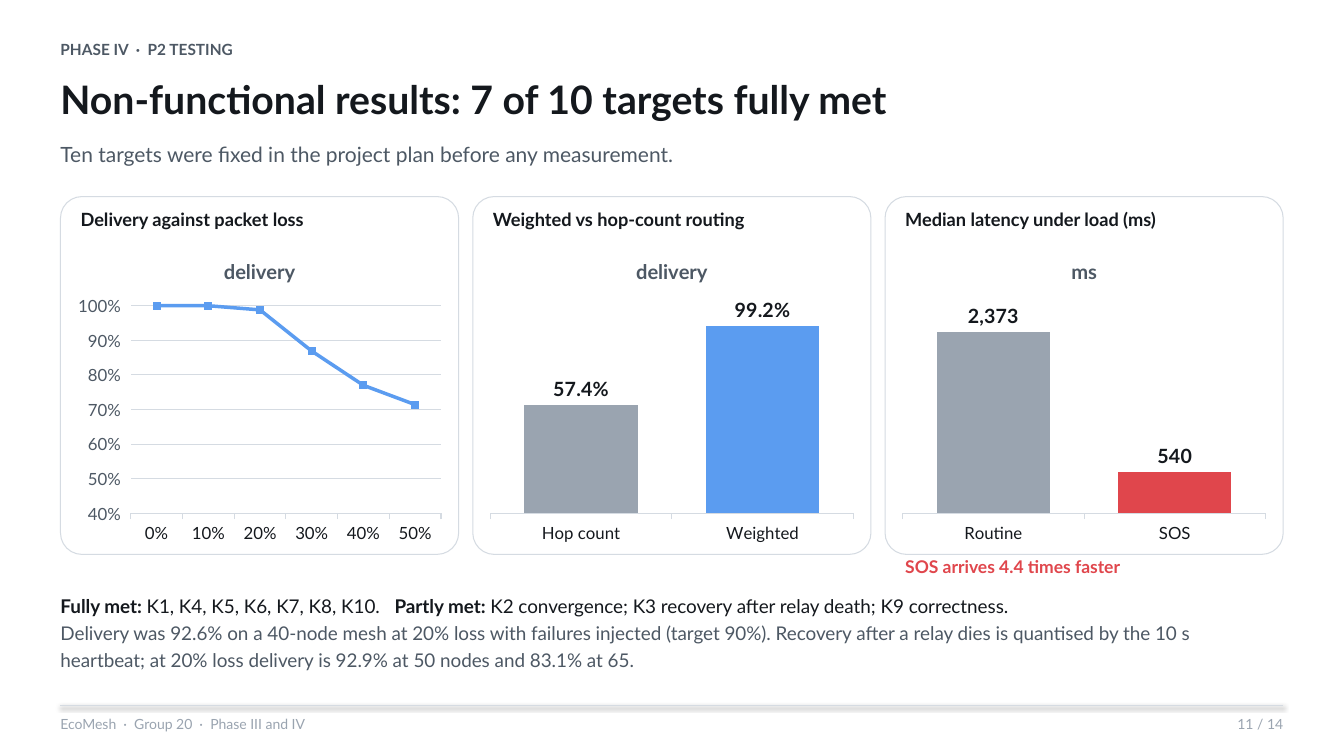
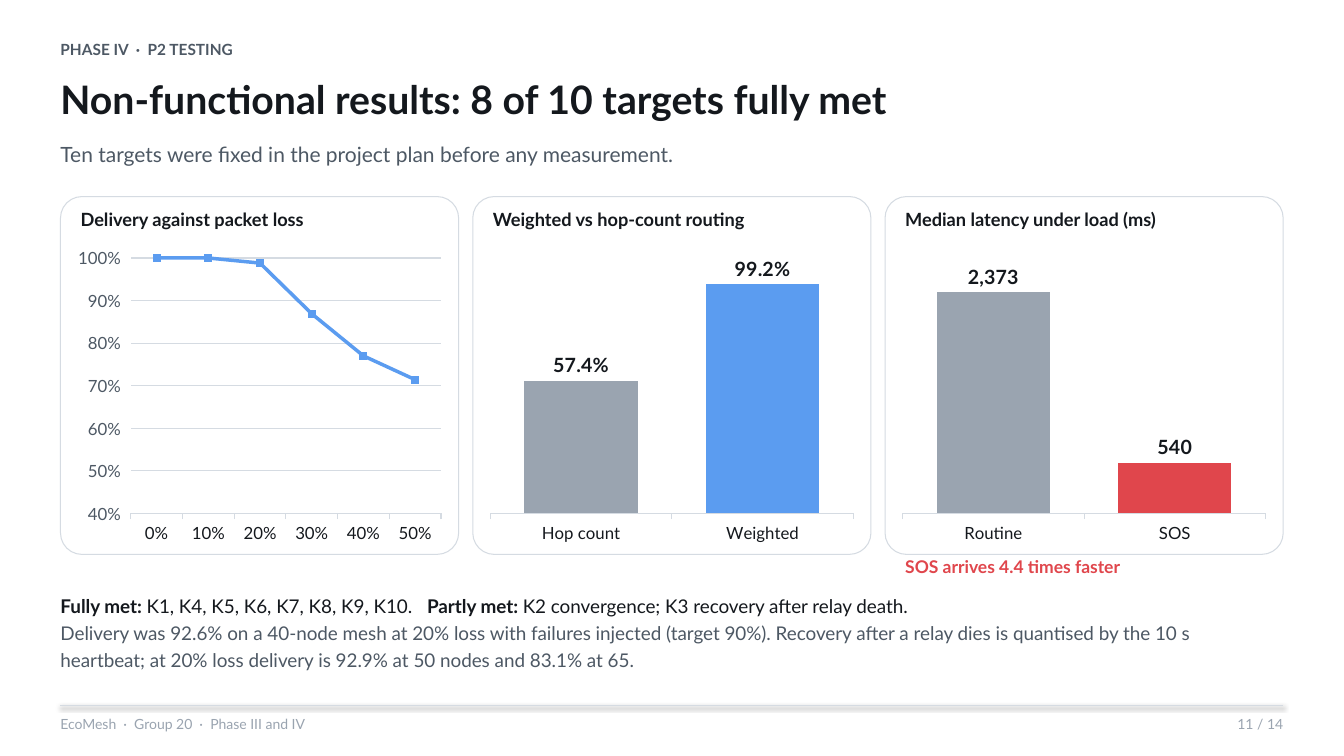
Before and after one commit to tanvisheth1234-wq/miniproject, a slide deck: slide 11 of docs/Phase_III_IV_EcoMesh_Final.pptx. Drawn at 1344x756 pixels with LibreOffice and Linux fonts; fonts in the diff are those of the drawing. Boxes give left, top, right and bottom in pixels: in the first picture for what was removed or moved away, otherwise in the second. Text is boxed around its words. In the diff, an @@ line names an element or a change of style, - is before the commit and + after.

```diff
--- a/docs/Phase_III_IV_EcoMesh_Final.pptx
+++ b/docs/Phase_III_IV_EcoMesh_Final.pptx
@@ text at [60,85,886,121]: text changed @@
-Non-functional results: 7 of 10 targets fully met
+Non-functional results: 8 of 10 targets fully met
@@ line chart at [71,242,449,549] @@
@@ title "delivery" removed @@
-delivery: 100, 100, 99, 87, 77, 71
+Series 1: 100, 100, 99, 87, 77, 71
@@ column chart at [483,242,861,549] @@
@@ title "delivery" removed @@
-delivery: 57.4, 99.2
+Series 1: 57.4, 99.2
@@ column chart at [895,242,1273,549] @@
@@ title "ms" removed @@
-ms: 2373, 540
+Series 1: 2373, 540
@@ text at [60,599,907,617]: text changed @@
-Fully met: K1, K4, K5, K6, K7, K8, K10. Partly met: K2 convergence; K3 recovery after relay death; K9 correctness.
+Fully met: K1, K4, K5, K6, K7, K8, K9, K10. Partly met: K2 convergence; K3 recovery after relay death.
```
Also in this commit, not shown: 4 other slides changed, 24 other files.
